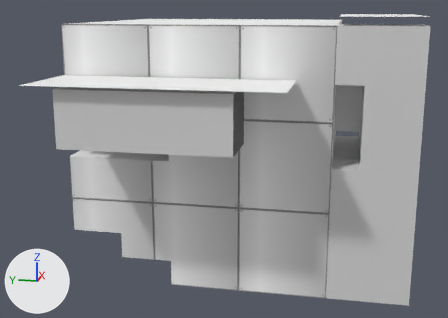
The Blender file Program/Ψ/Data/StageMap/Area4/Area4.blend: old version first, new version second.
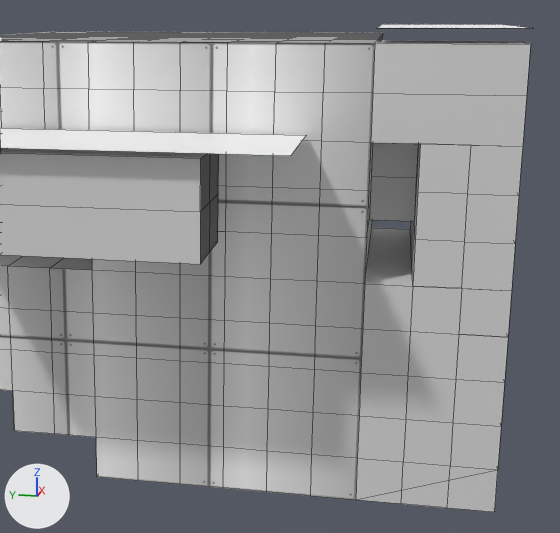
The first picture shows the older version from a camera (50 mm lens) standing at (-53.5, -10.9, 21.3) and looking at (-0.1, -0.2, 7.9). The close-ups show both versions on the part from 25% to 100% of the width and 0% to 100% of the height of that picture; other places that the commit changed are outside them. Lighting does not change. The marker at lower left points along +X, +Y and +Z. The close-ups show mesh edges as thin lines.
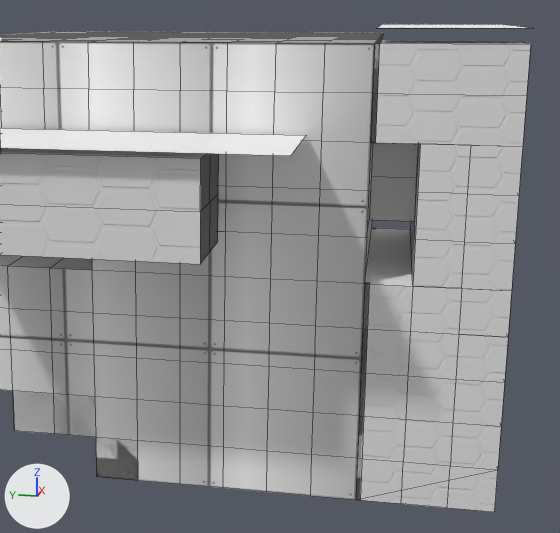
Edits to the bpy script that builds the scene:
```text
Add img_wallnormal_png:
    img_wallnormal_png = load_image('WallNormal.png', '../WallNormal.png', 1280, 1280, 'Linear Rec.709')
Add mat_inwall2:
    mat_inwall2 = bpy.data.materials.new('InWall2')
    # uses the picture img_wallnormal_png
Add mat_frame:
    mat_frame = principled_material('Frame')
    mat_frame.base_color = (0.448, 0.448, 0.448)  # grey #b3b3b3
    mat_frame.metallic = 0.5
Change me_grid_001:
    used by ob_grid_001; location = (0.0, 0.0, 20.0); rotation_euler = (3.142, 0.0, 0.0), in degrees (180, 0, 0)
    remove me_grid_001.from_pydata(...)  # 827 vertices, 721 faces; spans x -16.6..18.7, y -10.0..16.0, z -0.6..20.0
    add me_grid_001.from_pydata(...)  # 925 vertices, 811 faces; spans x -16.6..18.7, y -10.0..16.0, z -0.6..20.0
    me_grid_001 part 1
    5 vertices are removed from x -8.0..0.0, y -4.0, z 18.0
    24 faces are deleted
    46 vertices are added at x -10.2..4.0, y -8.0..10.2, z 0.0..20.0
    40 new vertices lie (0.0, 0.0, -2.0) away from vertices in x -10.0..2.0, y -6.0..10.0, z 18.0..20.0
    6 new vertices lie (0.0, 0.0, -4.0) away from vertices in x -10.0..-6.0, y 10.0..10.2, z 4.0
    6 new vertices lie (0.0, 0.0, 4.0) away from vertices in x -10.2..-10.0, y -8.0..-4.0, z 4.0
    5 new vertices lie (0.0, -2.0, 0.0) away from vertices in x -8.0..0.0, y -2.0, z 16.0
    32 new faces join them, mat_inwall2
    2 new faces join them, mat_outwall
    34 new faces join them, mat_ground (white #ffffff)
    46 new faces join them, mat_frame (grey #b2b2b2)
    me_grid_001 part 2: 157 kept faces spanning x -16.0..18.0, y -10.0..16.0, z 0.0..20.0 get new texture (UV) coordinates
    me_grid_001 part 3: 11 faces spanning x -10.0..10.0, y 2.0..12.0, z 4.0..16.0 switch from mat_inwall (light grey #d9d9d9) to mat_ground (white #ffffff)
    add me_grid_001.materials.append(mat_inwall2)
    add me_grid_001.materials.append(mat_frame)  # grey #b3b3b3
```

Pixel boxes (x1, y1, x2, y2) of what changed, in the close-ups (560 x 533 px):
part 1 of me_grid_001, built on
    after: (13, 40, 382, 500)
part 2 of me_grid_001, surface changed
    both: (0, 43, 530, 510)
part 3 of me_grid_001, recoloured
    both: (365, 228, 413, 286)
